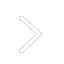
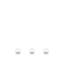
Revision of a layered (64, 64) image; what changed, layer by layer:
added group "custom_path" with 6 layers above "action_material" over [15, 16, 49, 55]
added layer "Shape 3 copy" in group "custom_path" over [16, 48, 48, 52]
hid group "icon_arrow_right" (1 layers) over [19, 16, 42, 53]
renamed "ExportIcon" to "arrow_right", painted on it over [19, 16, 42, 53]
